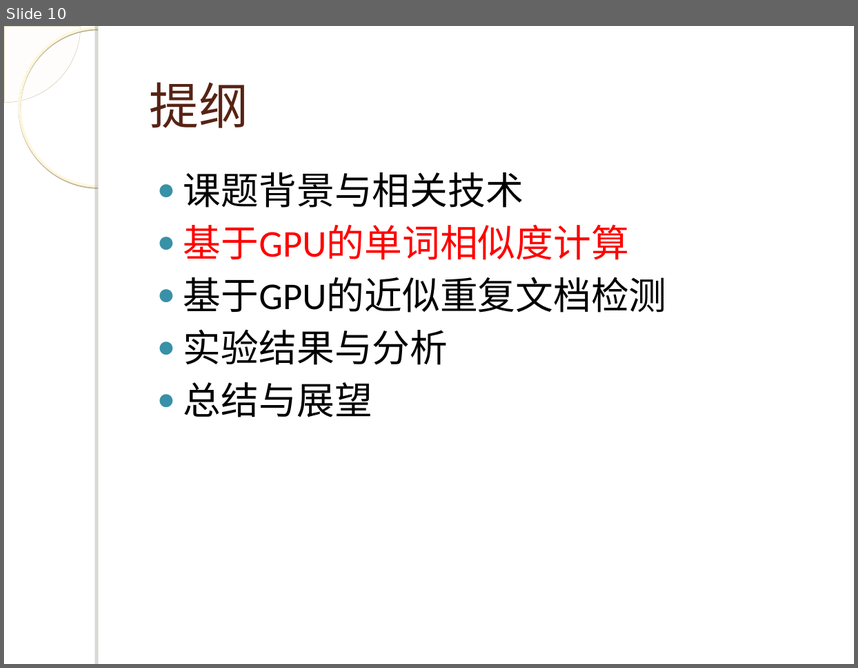
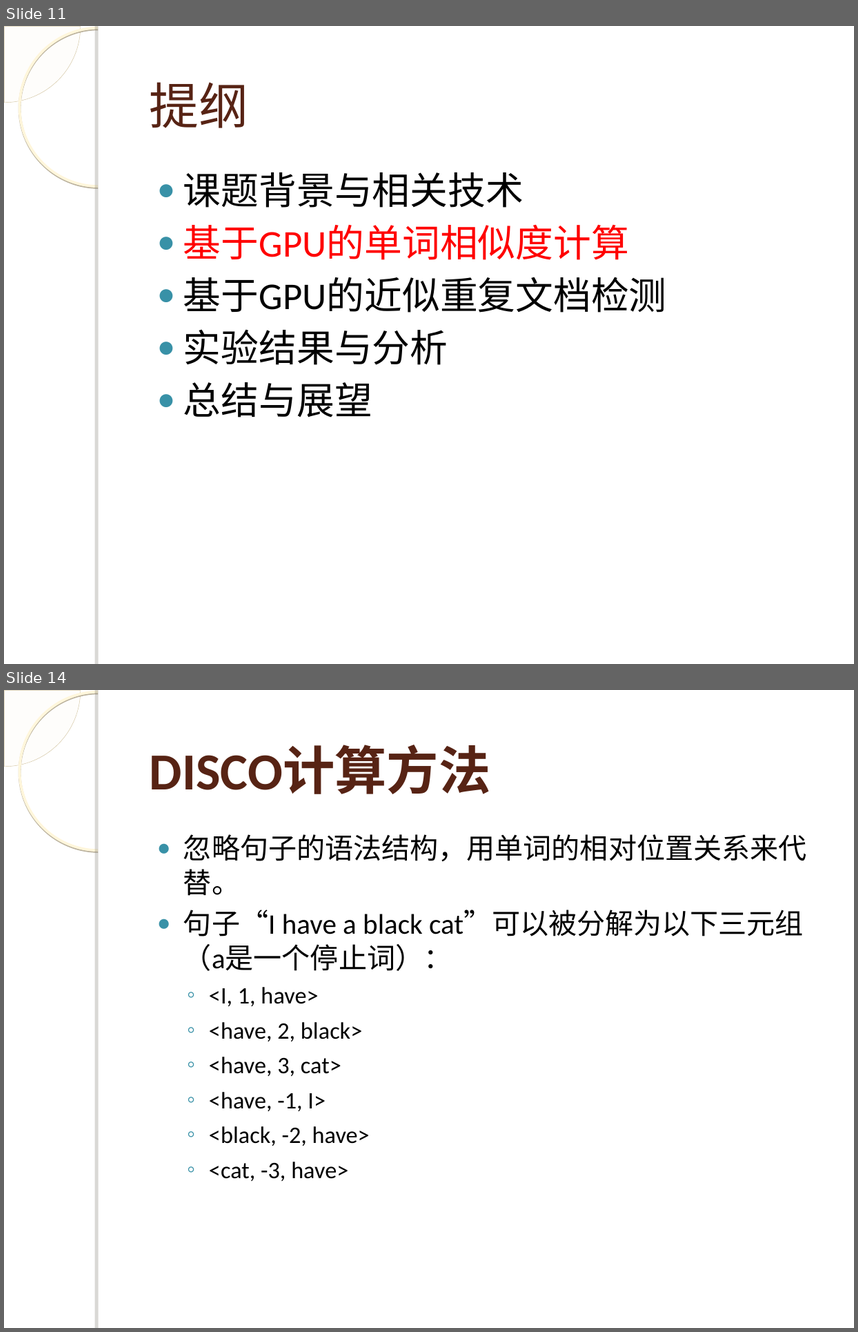
Before and after one commit to WangJunqiao/Tech-Study, a slide deck: 答辩.ppt. Shown one above the other, each under a label of ours: slide 10 before the commit, slides 11 and 14 after it; the slides between them are not shown. The pictures are 858x668 and 858x1332 pixels, drawn with LibreOffice and Linux fonts; fonts in the diff are those of the drawing; background and template pictures are left out. Boxes give left, top, right and bottom in pixels: in the first picture for what was removed or moved away, otherwise in the second. Text is boxed around its words. In the diff, an @@ line names an element or a change of style, - is before the commit and + after.

```diff
--- a/答辩.ppt
+++ b/答辩.ppt
@@ slide 14 added at (4,690,854,1328), background picture (left out); not listed: 4 template elements that a slide beside it also shows @@
@@ title added at (150,746,491,794), 44 pt, text #572314, bold @@
+DISCO计算方法
@@ text added at (183,834,807,1181), 20 pt, text #000000 @@
+● 忽略句子的语法结构，用单词的相对位置关系来代替。
+● 句子“I have a black cat”可以被分解为以下三元组（a是一个停止词）：
+  ◦ <I, 1, have>
+  ◦ <have, 2, black>
+  ◦ <have, 3, cat>
+  ◦ <have, -1, I>
+  ◦ <black, -2, have>
+  ◦ <cat, -3, have>
@@ what was slide 10 is now slide 11 @@
```
Also in this commit, not shown: 4 slides changed, 24 other slides added, 1 slide removed, 1 other file.
